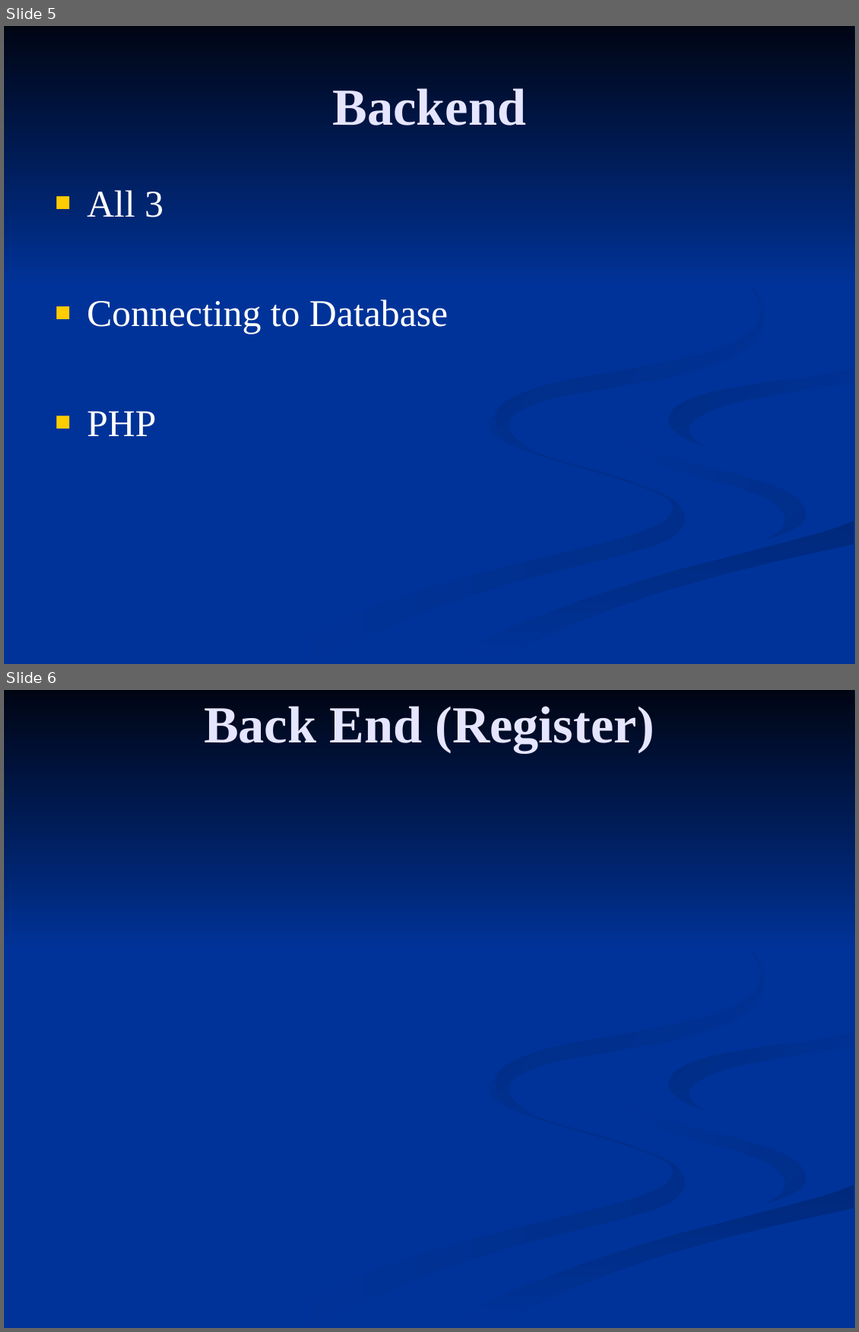
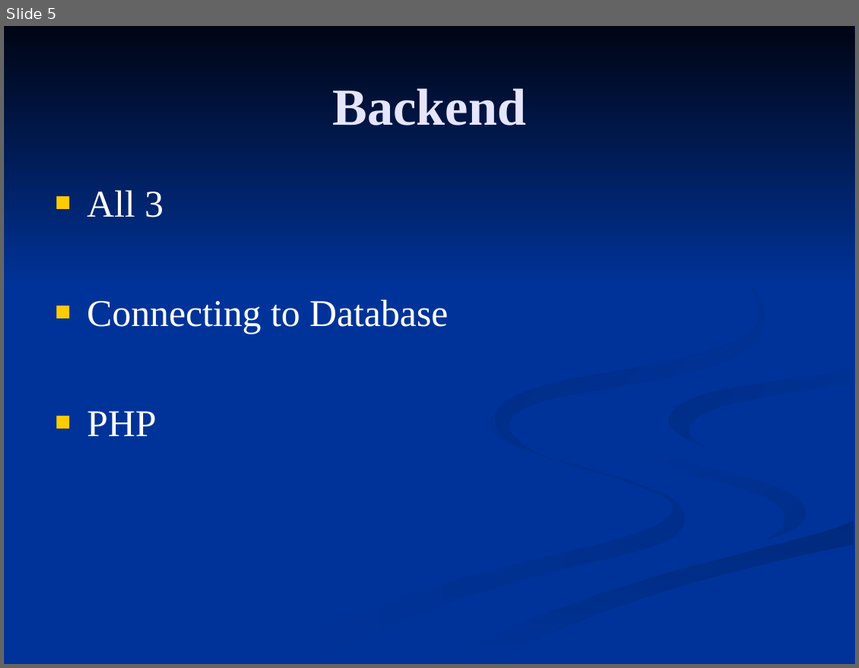
Before and after one commit to mcarbajal2/CSC4370_Final_Project, a slide deck: Final Project.ppt. Shown one above the other, each under a label of ours: slides 5 and 6 before the commit, slide 5 after it. The pictures are 859x1332 and 859x668 pixels, drawn with LibreOffice and Linux fonts; fonts in the diff are those of the drawing; background and template pictures are left out. Boxes give left, top, right and bottom in pixels: in the first picture for what was removed or moved away, otherwise in the second. Text is boxed around its words. In the diff, an @@ line names an element or a change of style, - is before the commit and + after.

```diff
--- a/Final Project.ppt
+++ b/Final Project.ppt
@@ slide 6 removed at (4,690,855,1328), background picture (left out); not listed: 7 template elements that a slide beside it also shows @@
@@ title removed at (204,706,655,752) @@
-Back End (Register)
```
Also in this commit, not shown: 6 other slides changed, 5 slides added, 2 other slides removed.
